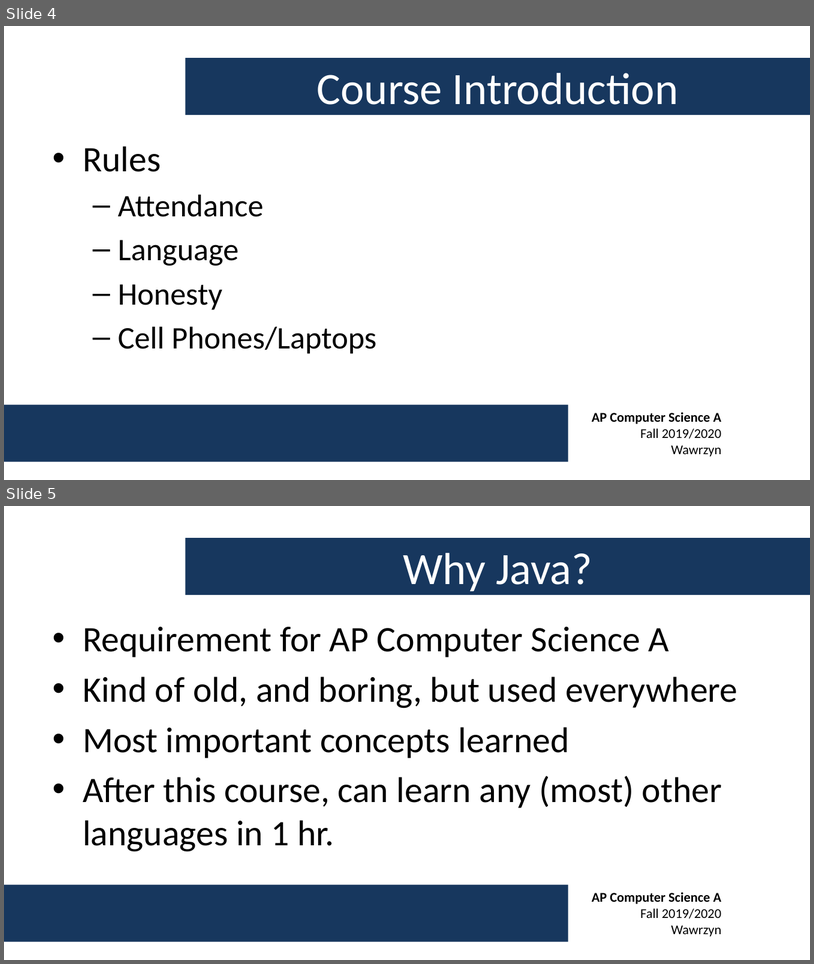
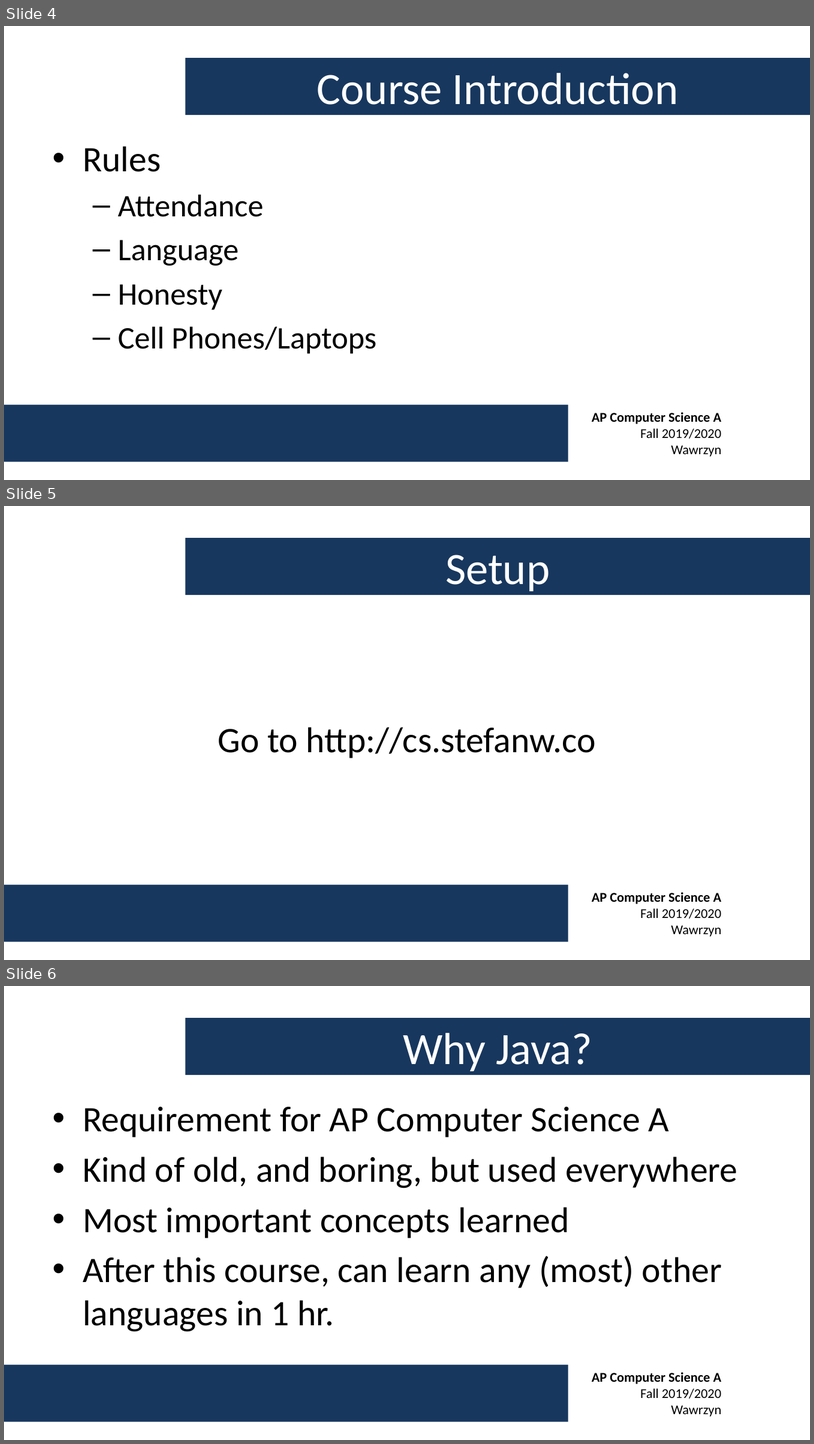
Before and after one commit to swawrzyn/shtcs-ap-cs-fall-2019, a slide deck: Week 1/AP CS A - Week 1 Lecture.pptx. Shown one above the other, each under a label of ours: slides 4 and 5 before the commit, slides 4, 5 and 6 after it. The pictures are 814x964 and 814x1444 pixels, drawn with LibreOffice and Linux fonts; fonts in the diff are those of the drawing; background and template pictures are left out. Boxes give left, top, right and bottom in pixels: in the first picture for what was removed or moved away, otherwise in the second. Text is boxed around its words. In the diff, an @@ line names an element or a change of style, - is before the commit and + after.

Commit message:
add website to lecture.

```diff
--- a/Week 1/AP CS A - Week 1 Lecture.pptx
+++ b/Week 1/AP CS A - Week 1 Lecture.pptx
@@ slide 5 added at (4,506,810,960), background #FFFFFF; not listed: 2 template elements that a slide beside it also shows @@
@@ title added at (185,538,810,595), fill #17375E, 40 pt, text #FFFFFF @@
+Setup
@@ text added at (218,727,596,758), 32 pt, text #000000 @@
+Go to http://cs.stefanw.co
@@ what was slide 5 is now slide 6 @@
```
